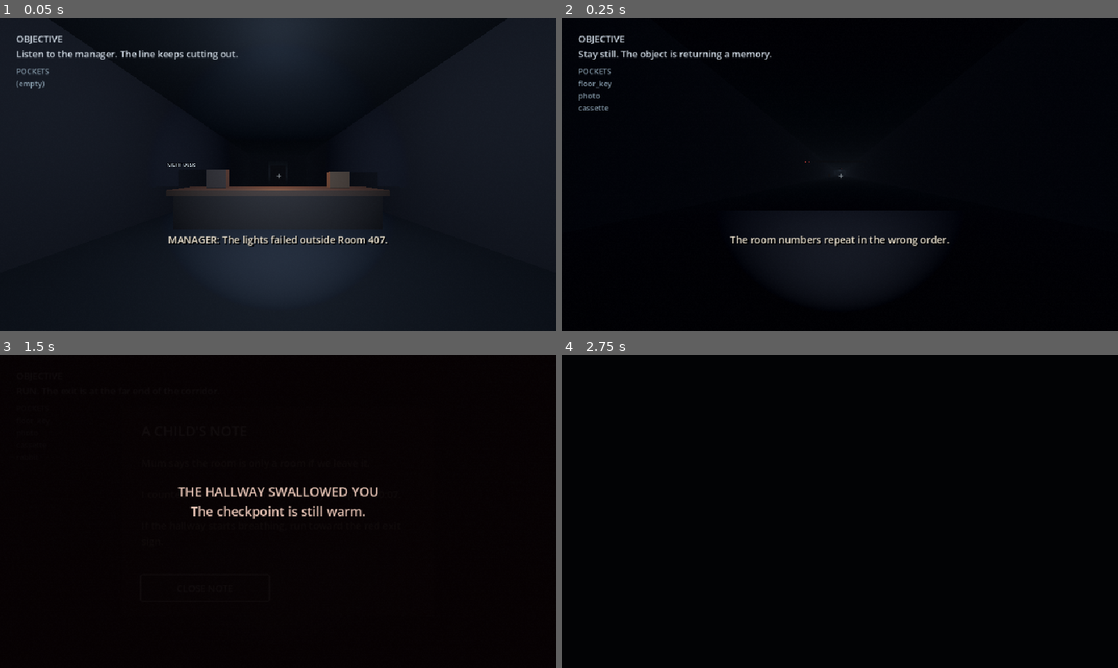
Above: before the commit, frames 1-4 (two rows, left to right).
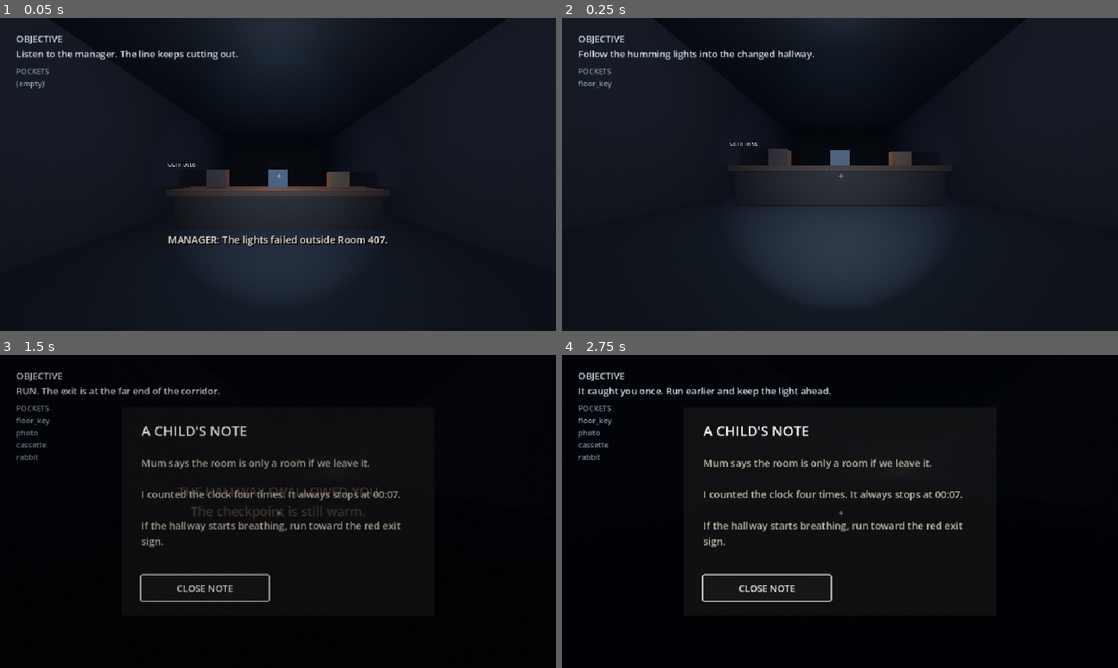
Above: after the commit, the same moments.

Repository: JasonTM17/Horror_Game_Funny
Game: Godot game, scene res://tests/progression-test.tscn
The game is run twice, just before and just after one commit, with the same random seed, the same clock (stepped at 60 frames per second) and the same inputs. This scene is started directly instead of the project's main scene.
Inputs (mouse positions are in pixels of both pictures, inside the frame that each line leads up to):
- Up to frame 1 (0.05 s): no input
- Up to frame 2 (0.25 s): no input
- Up to frame 3 (1.5 s): move the mouse to (400, 495) at 0.52 s; hold D (move_right) 0.53-1.28 s; hold F (flashlight) 0.53-1.28 s; move the mouse to (166, 527) at 1.27 s; hold S (move_backward) from 1.28 s (still down); tap E (interact) at 1.35 s
- Up to frame 4 (2.75 s): move the mouse to (895, 442) at 2.02 s; release S (move_backward) at 2.03 s; hold D (move_right) from 2.03 s (still down); hold Shift (sprint) from 2.03 s (still down)

The runs differ from the first frame. In frame 1, 0.2% of the frame differs, in the area x 48-52%, y 48-55%; in frame 2, 49%, in the area x 0-100%, y 0-100%; in frame 3, 4.4%; in frame 4, 4.0%.

Commit message:
feat: add authored observation beats

Diff:
--- a/scripts/world/continuous-story-layout.gd
+++ b/scripts/world/continuous-story-layout.gd
@@ -6,19 +6,24 @@
 
 static func build(director: Node3D) -> void:
 	_add_story(director, "phone", Vector3(-1.8, 1.18, WorldLayout.LOBBY_PROP_Z - 0.25), "Answer the phone", Color(0.16, 0.12, 0.1))
+	_add_story(director, "desk_clock", Vector3(0.0, 1.18, WorldLayout.LOBBY_PROP_Z - 0.42), "Read the stopped desk clock", Color(0.22, 0.25, 0.28))
 	_add_story(director, "logbook", Vector3(1.8, 1.12, WorldLayout.LOBBY_PROP_Z - 0.25), "Sign the night log", Color(0.25, 0.18, 0.12))
 	_add_door(director, "floor_door", Vector3(0, 1.25, WorldLayout.FLOOR_DOOR_Z), "log_signed", 92.0)
+	_add_story(director, "floor_notice", Vector3(-2.8, 1.15, WorldLayout.FLOOR_DOOR_Z - 8.0), "Read the maintenance notice", Color(0.32, 0.3, 0.24))
 	_add_story(director, "fuse_pickup", Vector3(2.3, 0.45, WorldLayout.FUSE_PICKUP_Z), "Take the spare fuse", Color(0.74, 0.55, 0.2))
 	_add_story(director, "fuse_box", Vector3(-2.8, 1.15, WorldLayout.FUSE_BOX_Z), "Open the fuse box", Color(0.2, 0.22, 0.24))
 	_add_door(director, "power_door", Vector3(0, 1.25, WorldLayout.POWER_DOOR_Z), "power_stable", -92.0)
 	_add_story(director, "memory_photo", Vector3(-2.4, 0.6, WorldLayout.MEMORY_PHOTO_Z), "Inspect the burned photograph", Color(0.28, 0.18, 0.12))
 	_add_story(director, "memory_cassette", Vector3(2.2, 0.35, WorldLayout.MEMORY_CASSETTE_Z), "Take the cassette", Color(0.12, 0.08, 0.06))
 	_add_story(director, "memory_rabbit", Vector3(-2.4, 0.42, WorldLayout.MEMORY_RABBIT_Z), "Pick up the red rabbit", Color(0.5, 0.08, 0.07))
+	_add_story(director, "memory_echo", Vector3(2.8, 1.1, WorldLayout.LOOP_GATE_Z + 15.0), "Follow the message", Color(0.35, 0.08, 0.1))
 	_add_loop_gate(director)
 	_add_story(director, "radio", Vector3(2.2, 0.7, WorldLayout.RADIO_Z), "Tune the radio", Color(0.12, 0.16, 0.17))
 	_add_door(director, "room_door", Vector3(0, 1.25, WorldLayout.ROOM_DOOR_Z), "radio_solved", -92.0)
 	_add_story(director, "room_record", Vector3(-2.4, 0.55, WorldLayout.ROOM_RECORD_Z), "Play the family recording", Color(0.2, 0.12, 0.1))
 	_add_story(director, "room_drawing", Vector3(2.4, 0.6, WorldLayout.ROOM_DRAWING_Z), "Inspect the wall drawing", Color(0.35, 0.12, 0.1))
+	_add_story(director, "room_bed_observation", Vector3(-2.4, 1.0, -404.0), "Search beneath the child's bed", Color(0.26, 0.14, 0.15))
+	_add_story(director, "room_wardrobe_observation", Vector3(2.2, 1.25, -447.0), "Inspect the wardrobe", Color(0.24, 0.12, 0.09))
 	_add_story(director, "final_clue", Vector3(0, 0.5, WorldLayout.FINAL_CLUE_Z), "Read the child's note", Color(0.32, 0.26, 0.19))
 	_add_story(director, "exit", Vector3(0, 1.0, WorldLayout.EXIT_Z), "Run for the lobby", Color(0.18, 0.22, 0.24))
 
--- /dev/null
+++ b/scripts/world/story-observation-controller.gd
@@ -0,0 +1,113 @@
+class_name StoryObservationController
+extends Node
+
+var _narrative: Node
+
+func setup(narrative: Node) -> void:
+	_narrative = narrative
+
+func get_prompt(action_id: String) -> String:
+	match action_id:
+		"desk_clock":
+			if GameState.has_flag("phone_briefing_complete") and not _observation_finished("desk_clock"):
+				return "[E] Read the stopped desk clock"
+		"floor_notice":
+			if GameState.has_flag("floor_reached") and not _observation_finished("floor_notice"):
+				return "[E] Read the fourth-floor maintenance notice"
+		"memory_echo":
+			var echo_id := _memory_echo_id()
+			if not echo_id.is_empty() and not _observation_finished(echo_id):
+				return "[E] Follow the message in the changed hallway"
+		"room_bed_observation":
+			if GameState.has_flag("room_entered") and GameState.has_flag("room_record_heard") and not _observation_finished("room_bed_observation"):
+				return "[E] Search beneath the child's bed"
+		"room_wardrobe_observation":
+			if GameState.has_flag("room_entered") and GameState.has_flag("room_record_heard") and not _observation_finished("room_wardrobe_observation"):
+				return "[E] Inspect the inside of the wardrobe"
+	return ""
+
+func handle_action(action_id: String) -> bool:
+	match action_id:
+		"desk_clock":
+			return _start_observation("desk_clock", [
+				"The lobby clock is still running, but its second hand never moves.",
+				"The display freezes at 00:07 whenever you look away.",
+				"Someone has circled the same time in every night log."
+			], 4.0)
+		"floor_notice":
+			return _start_observation("floor_notice", [
+				"MAINTENANCE NOTICE: FLOOR 4 CLOSED AFTER THE 2007 INCIDENT.",
+				"The notice has been signed by a manager who stopped working here years ago.",
+				"A hand-written arrow points toward the spare fuse locker."
+			], 4.0)
+		"memory_echo":
+			return _start_memory_echo()
+		"room_bed_observation":
+			return _start_observation("room_bed_observation", [
+				"Dust covers the bed, except for one clean hollow in the blankets.",
+				"A child's voice under the frame whispers your name once.",
+				"The red rabbit was never hidden here. It was waiting somewhere you could see it."
+			], 4.0)
+		"room_wardrobe_observation":
+			return _start_observation("room_wardrobe_observation", [
+				"The wardrobe is deeper than its back panel should allow.",
+				"Scratches on the inside spell the same four digits as the radio clue.",
+				"When the door closes, the corridor outside sounds like a bedroom."
+			], 4.0)
+	return false
+
+func final_clue_ready() -> bool:
+	return _observation_finished("room_bed_observation") and _observation_finished("room_wardrobe_observation")
+
+func memory_echo_ready() -> bool:
+	var echo_id := _memory_echo_id()
+	return not echo_id.is_empty() and _observation_finished(echo_id)
+
+func _start_memory_echo() -> bool:
+	var echo_id := _memory_echo_id()
+	if echo_id.is_empty() or _observation_finished(echo_id) or GameState.has_flag(echo_id + "_started"):
+		return false
+	var memory_count := _memory_count()
+	var lines: Array = {
+		1: [
+			"The wallpaper is damp where the photograph used to hang.",
+			"A child's height marks stop at 00:07.",
+			"The next door opens only when you stop looking at it."
+		],
+		2: [
+			"The cassette hiss is coming from inside the wall.",
+			"Your voice counts footsteps that have not happened yet.",
+			"The impossible corner is waiting beyond the red room number."
+		],
+		3: [
+			"The rabbit's stitched mouth is full of fresh dust.",
+			"A second set of footprints ends at the corner and turns back.",
+			"The hallway has finished remembering. The radio is awake."
+		]
+	}.get(memory_count, []) as Array
+	GameState.set_flag(echo_id + "_started")
+	_narrative.play(lines, echo_id, 4.0)
+	return true
+
+func _start_observation(id: String, lines: Array, seconds_per_line: float) -> bool:
+	var completion_flag := id + "_complete" if id.ends_with("_observation") else id + "_observation_complete"
+	if GameState.has_flag(completion_flag) or GameState.has_flag(id + "_started"):
+		return false
+	GameState.set_flag(id + "_started")
+	_narrative.play(lines, completion_flag, seconds_per_line)
+	return true
+
+func _observation_finished(id: String) -> bool:
+	if id.begins_with("memory_echo_"):
+		return GameState.has_flag(id)
+	var completion_flag := id + "_complete" if id.ends_with("_observation") else id + "_observation_complete"
+	return GameState.has_flag(completion_flag)
+
+func _memory_echo_id() -> String:
+	var count := _memory_count()
+	if count <= 0 or not GameState.has_flag("memory_%s_recalled" % ["photo", "cassette", "rabbit"][count - 1]):
+		return ""
+	return "memory_echo_%d" % count
+
+func _memory_count() -> int:
+	return int(GameState.has_flag("memory_photo")) + int(GameState.has_flag("memory_cassette")) + int(GameState.has_flag("memory_rabbit"))
--- a/scripts/world/story-progression-controller.gd
+++ b/scripts/world/story-progression-controller.gd
@@ -3,6 +3,7 @@
 
 const RADIO_SCRIPT := preload("res://scripts/puzzles/radio-puzzle.gd")
 const NOTE_SCRIPT := preload("res://scripts/ui/note-reader.gd")
+const OBSERVATION_SCRIPT := preload("res://scripts/world/story-observation-controller.gd")
 
 var memory_count := 0
 var loop_iteration := 0
@@ -16,6 +17,7 @@
 var _radio_ui: CanvasLayer
 var _note_ui: CanvasLayer
 var _pending_memory_actor: Node
+var _observations: Node
 
 func setup(director: Node3D, hallway: Node3D, horror: Node3D, narrative: Node, transition: HallwayTransitionLayer) -> void:
 	_director = director
@@ -23,21 +25,27 @@
 	_horror = horror
 	_narrative = narrative
 	_transition = transition
+	_observations = OBSERVATION_SCRIPT.new() as Node
+	add_child(_observations)
+	_observations.setup(_narrative)
 	memory_count = int(GameState.has_flag("memory_photo")) + int(GameState.has_flag("memory_cassette")) + int(GameState.has_flag("memory_rabbit"))
 	loop_iteration = mini(memory_count, 2)
+	_narrative.beat_finished.connect(_on_narrative_finished)
+	_transition.transition_finished.connect(_on_hallway_transition_finished)
 	if memory_count > 0:
 		_hallway.reconfigure_for_memory(memory_count)
-	_narrative.beat_finished.connect(_on_narrative_finished)
-	_transition.transition_finished.connect(_on_hallway_transition_finished)
 	if memory_count >= 3:
 		_disable_loop_gate()
 
 func get_prompt(action_id: String, _actor: Node) -> String:
+	var observation_prompt: String = str(_observations.call("get_prompt", action_id))
+	if not observation_prompt.is_empty():
+		return observation_prompt
 	if action_id == "phone" and not GameState.has_flag("phone_answered"):
 		return "[E] Answer the ringing phone"
-	if action_id == "logbook" and GameState.has_flag("phone_briefing_complete") and not GameState.has_flag("log_signed"):
+	if action_id == "logbook" and GameState.has_flag("phone_briefing_complete") and GameState.has_flag("desk_clock_observation_complete") and not GameState.has_flag("log_signed"):
 		return "[E] Sign the night log"
-	if action_id == "fuse_pickup" and not GameState.has_item("spare_fuse"):
+	if action_id == "fuse_pickup" and GameState.has_flag("floor_notice_observation_complete") and not GameState.has_item("spare_fuse"):
 		return "[E] Take the spare fuse"
 	if action_id == "fuse_box" and not GameState.has_flag("fuse_installed"):
 		return "[E] Install the fuse" if GameState.has_item("spare_fuse") else "[E] Inspect the empty fuse box"
@@ -48,20 +56,22 @@
 	if action_id == "memory_rabbit" and loop_iteration == 2 and not GameState.has_flag(action_id):
 		return "[E] " + _memory_label(action_id)
 	if action_id == "hallway_loop" and memory_count < 3:
-		return "[E] Enter the changed hallway" if memory_count > loop_iteration and _latest_memory_recalled() else "Listen to what the memory reveals"
+		return "[E] Enter the changed hallway" if memory_count > loop_iteration and _latest_memory_recalled() and _latest_echo_heard() else "Listen to what the memory reveals"
 	if action_id == "radio" and memory_count >= 3 and GameState.has_flag("memory_loop_complete") and not GameState.has_flag("radio_solved"):
 		return "[E] Tune the radio"
 	if action_id == "room_record" and not GameState.has_flag("room_record_started") and not GameState.has_flag("room_record_heard"):
 		return "[E] Play the family recording"
 	if action_id == "room_drawing" and not GameState.has_flag("room_drawing_seen"):
 		return "[E] Inspect the wall drawing"
-	if action_id == "final_clue" and GameState.has_flag("room_record_heard") and GameState.has_flag("room_drawing_seen") and not GameState.has_flag("final_clue_seen"):
+	if action_id == "final_clue" and GameState.has_flag("room_record_heard") and GameState.has_flag("room_drawing_seen") and bool(_observations.call("final_clue_ready")) and not GameState.has_flag("final_clue_seen"):
 		return "[E] Read the child's note"
 	if action_id == "exit" and _ending_ready():
 		return "[E] Run for the lobby"
 	return ""
 
 func handle_action(action_id: String, actor: Node) -> bool:
+	if bool(_observations.call("handle_action", action_id)):
+		return true
 	match action_id:
 		"phone":
 			return _answer_phone()
@@ -130,7 +140,7 @@
 	return true
 
 func _sign_logbook() -> bool:
-	if not GameState.has_flag("phone_briefing_complete") or GameState.has_flag("log_signed"):
+	if not GameState.has_flag("phone_briefing_complete") or not GameState.has_flag("desk_clock_observation_complete") or GameState.has_flag("log_signed"):
 		return false
 	GameState.set_flag("log_signed")
 	GameState.add_item("floor_key")
@@ -138,6 +148,9 @@
 	return true
 
 func _take_fuse() -> bool:
+	if not GameState.has_flag("floor_notice_observation_complete"):
+		GameState.set_subtitle("The maintenance notice points to the spare fuse locker.")
+		return false
 	if not GameState.add_item("spare_fuse"):
 		return false
 	GameState.set_objective("Find the fuse box at the end of the dark corridor.")
@@ -186,7 +199,7 @@
 	return true
 
 func _enter_hallway_loop(actor: Node) -> bool:
-	if memory_count <= loop_iteration or memory_count >= 3 or loop_transitioning or not _latest_memory_recalled():
+	if memory_count <= loop_iteration or memory_count >= 3 or loop_transitioning or not _latest_memory_recalled() or not _latest_echo_heard():
 		return false
 	loop_iteration += 1
 	GameState.set_objective("The same corridor returned, but the doors are wrong.")
@@ -225,7 +238,7 @@
 	return true
 
 func _open_final_clue(actor: Node) -> bool:
-	if not GameState.has_flag("room_entered") or not GameState.has_flag("room_record_heard") or not GameState.has_flag("room_drawing_seen") or GameState.has_flag("final_clue_seen"):
+	if not GameState.has_flag("room_entered") or not GameState.has_flag("room_record_heard") or not GameState.has_flag("room_drawing_seen") or not bool(_observations.call("final_clue_ready")) or GameState.has_flag("final_clue_seen"):
 		return false
 	if _note_ui == null:
 		_note_ui = NOTE_SCRIPT.new() as CanvasLayer
@@ -235,15 +248,20 @@
 
 func _on_narrative_finished(flag: String) -> void:
 	match flag:
+		"desk_clock_observation_complete": GameState.set_objective("Sign the night log and take the fourth-floor key.")
 		"phone_briefing_complete": GameState.set_objective("Sign the night log and take the fourth-floor key.")
+		"floor_notice_observation_complete": GameState.set_objective("Find the spare fuse at the end of the dark corridor.")
 		"power_stable": GameState.set_objective("Follow the humming lights into the changed hallway.")
 		"radio_solved": GameState.set_objective("Room 407 is open. Do not look behind the door.")
-		"room_record_heard": GameState.set_objective("A child's drawing is pinned deeper inside Room 407.")
+		"room_record_heard": GameState.set_objective("Inspect the drawing, then search the bed and wardrobe.")
+		"room_bed_observation_complete", "room_wardrobe_observation_complete": GameState.set_objective("The last note is waiting at the back of the impossible room.")
 		"chase_ready":
 			GameState.set_objective("RUN. Follow the red lights to the lobby exit.")
 			GameState.create_checkpoint("res://scenes/gameplay/gameplay.tscn", "chase_start")
 		"memory_photo_recalled", "memory_cassette_recalled": GameState.set_objective("The corridor remembers another object. Follow it to the impossible corner.")
 		"memory_rabbit_recalled":
+			GameState.set_objective("The rabbit has opened the impossible corner. Follow the final message.")
+		"memory_echo_3":
 			GameState.set_objective("The corridor is collapsing around the radio signal.")
 			_run_loop_transition(_pending_memory_actor, 3, false)
 
@@ -283,5 +301,8 @@
 	var memory_id: String = ["memory_photo", "memory_cassette", "memory_rabbit"][memory_count - 1]
 	return GameState.has_flag(memory_id + "_recalled")
 
+func _latest_echo_heard() -> bool:
+	return bool(_observations.call("memory_echo_ready"))
+
 func _ending_ready() -> bool:
 	return GameState.has_flag("memory_photo") and GameState.has_flag("memory_cassette") and GameState.has_flag("memory_rab …(214 unchanged characters)…
--- a/tests/checkpoint-layout-test.gd
+++ b/tests/checkpoint-layout-test.gd
@@ -29,6 +29,8 @@
 	if not _require(not gameplay.has_node("Room407Wall"), "full-width Room407 wall blocks the route"): return
 	if not _require(gameplay.has_node("floor_door") and gameplay.has_node("power_door") and gameplay.has_node("room_door"), "guarded doors missing"): return
 	if not _require(gameplay.has_node("Ceiling") and gameplay.has_node("NightDeskBase"), "continuous corridor dressing missing"): return
+	for observation_id in ["desk_clock", "floor_notice", "memory_echo", "room_bed_observation", "room_wardrobe_observation"]:
+		if not _require(gameplay.has_node(observation_id), "%s observation prop missing" % observation_id): return
 	var world_environment: WorldEnvironment
 	for child in gameplay.get_children():
 		if child is WorldEnvironment:
--- a/tests/progression-test.gd
+++ b/tests/progression-test.gd
@@ -15,20 +15,32 @@
 	if not _require(not director.handle_story_action("logbook", player), "logbook must stay gated"): return
 	if not _require(director.handle_story_action("phone", player), "phone should answer"): return
 	if not _require(await _wait_for_flag("phone_briefing_complete"), "phone briefing should complete"): return
+	if not _require(director.handle_story_action("desk_clock", player), "desk clock should be readable after the briefing"): return
+	if not _require(await _wait_for_flag("desk_clock_observation_complete"), "desk clock observation should complete"): return
 	if not _require(director.handle_story_action("logbook", player), "logbook should grant key"): return
 	if not _require(not director.handle_story_action("radio", player), "radio must wait for memories"): return
+	GameState.set_flag("floor_reached")
+	if not _require(director.handle_story_action("floor_notice", player), "floor notice should be readable"): return
+	if not _require(await _wait_for_flag("floor_notice_observation_complete"), "floor notice observation should complete"): return
 	if not _require(director.handle_story_action("fuse_pickup", player), "fuse pickup should work"): return
 	if not _require(director.handle_story_action("fuse_box", player), "fuse should install"): return
 	if not _require(await _wait_for_flag("power_stable"), "power sequence should stabilize"): return
 	if not _require(director.handle_story_action("memory_photo", player), "photo should collect"): return
 	if not _require(await _wait_for_flag("memory_photo_recalled"), "photo memory should finish"): return
+	if not _require(director.handle_story_action("memory_echo", player), "first memory echo should be readable"): return
+	if not _require(await _wait_for_flag("memory_echo_1"), "first memory echo should finish"): return
 	if not _require(director.handle_story_action("hallway_loop", player), "first hallway loop should turn"): return
 	if not _require(await _wait_for_transition(director), "first hallway transition should finish"): return
 	if not _require(director.handle_story_action("memory_cassette", player), "cassette should collect"): return
 	if not _require(await _wait_for_flag("memory_cassette_recalled"), "cassette memory should finish"): return
+	if not _require(director.handle_story_action("memory_echo", player), "second memory echo should be readable"): return
+	if not _require(await _wait_for_flag("memory_echo_2"), "second memory echo should finish"): return
 	if not _require(director.handle_story_action("hallway_loop", player), "second hallway loop should turn"): return
 	if not _require(await _wait_for_transition(director), "second hallway transition should finish"): return
 	if not _require(director.handle_story_action("memory_rabbit", player), "rabbit should collect"): return
+	if not _require(await _wait_for_flag("memory_rabbit_recalled"), "rabbit memory should finish"): return
+	if not _require(director.handle_story_action("memory_echo", player), "final memory echo should be readable"): return
+	if not _require(await _wait_for_flag("memory_echo_3"), "final memory echo should finish"): return
 	if not _require(await _wait_for_flag("memory_loop_complete"), "final memory transition should finish"): return
 	if not _require(not director.handle_story_action("memory_photo", player), "duplicate memory must be rejected"): return
 	if not _require(director.handle_story_action("radio", player), "radio UI should open"): return
@@ -50,6 +62,10 @@
 	if not _require(director.handle_story_action("room_record", player), "room recording should play"): return
 	if not _require(await _wait_for_flag("room_record_heard"), "room recording should complete"): return
 	if not _require(director.handle_story_action("room_drawing", player), "room drawing should unlock"): return
+	if not _require(director.handle_story_action("room_bed_observation", player), "room bed observation should unlock"): return
+	if not _require(await _wait_for_flag("room_bed_observation_complete"), "room bed observation should complete"): return
+	if not _require(director.handle_story_action("room_wardrobe_observation", player), "wardrobe observation should unlock"): return
+	if not _require(await _wait_for_flag("room_wardrobe_observation_complete"), "wardrobe observation should complete"): return
 	if not _require(director.handle_story_action("final_clue", player), "final clue should open note"): return
 	director.on_note_closed()
 	if not _require(GameState.has_flag("final_clue_seen"), "final clue flag missing"): return
Not shown, added: scripts/world/story-observation-controller.gd.uid
